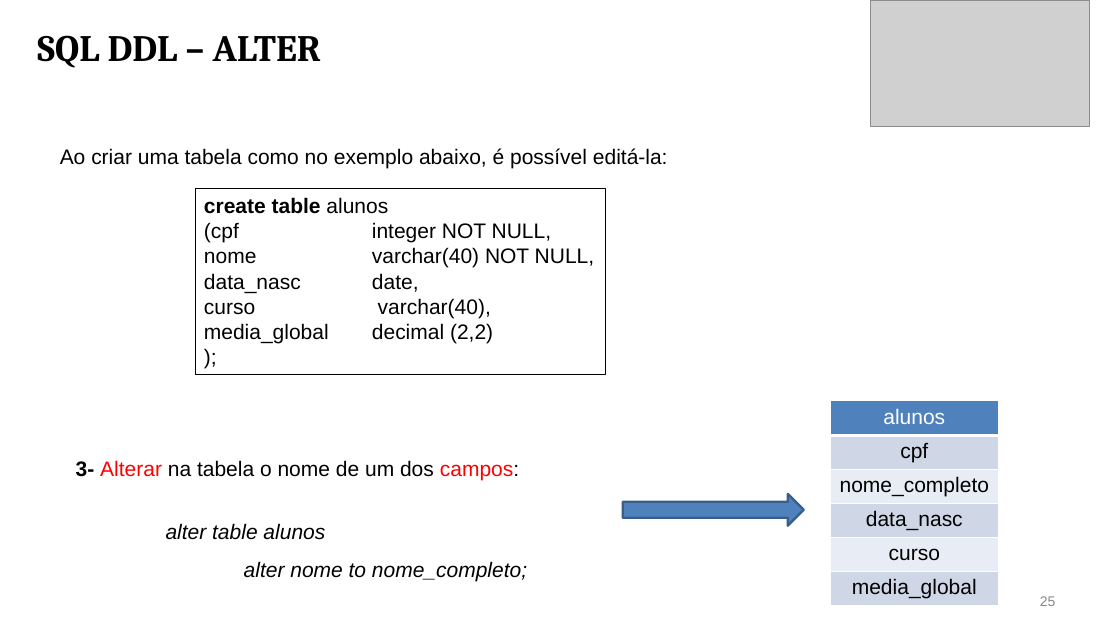
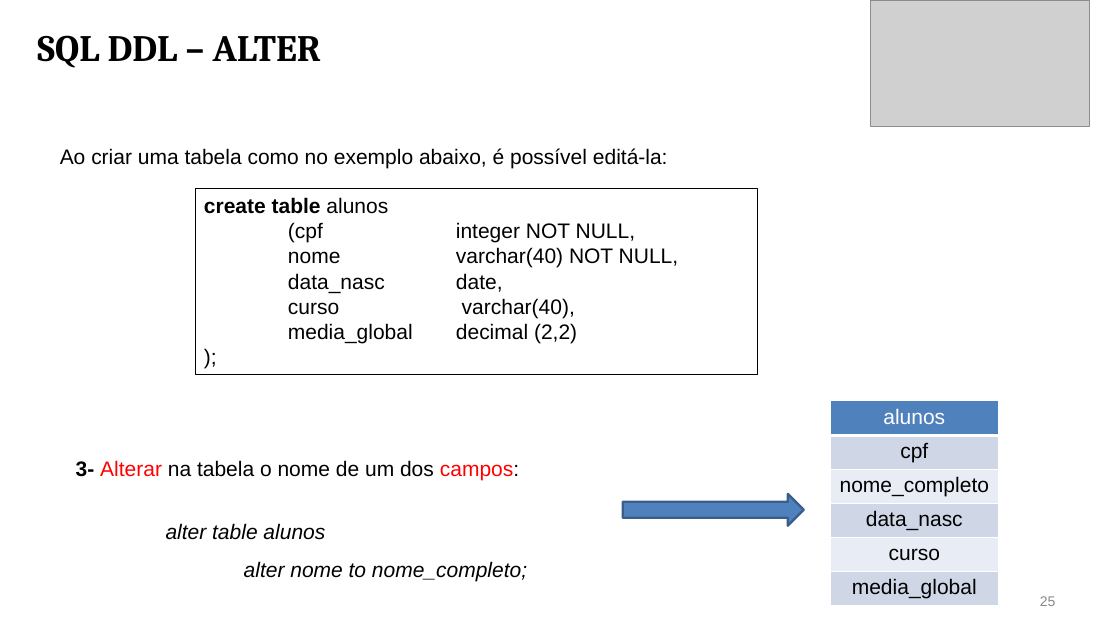
Before and after one commit to CloudEducationBrazil/WydenBancoDados, a slide deck: slide 25 of 01 Classes/Aula05- BD SQL DDL.pptx. Drawn at 1120x630 pixels with LibreOffice and Linux fonts; fonts in the diff are those of the drawing; grey boxes stand for pictures. Boxes give left, top, right and bottom in pixels: in the first picture for what was removed or moved away, otherwise in the second. Text is boxed around its words. In the diff, an @@ line names an element or a change of style, - is before the commit and + after.

```diff
--- a/01 Classes/Aula05- BD SQL DDL.pptx
+++ b/01 Classes/Aula05- BD SQL DDL.pptx
@@ rectangle "create table alunos": place and size @@
-rectangle "create table alunos" at (196, 188, 606, 375)
+rectangle "create table alunos" at (196, 188, 758, 375)
```
Also in this commit, not shown: 9 other slides changed, 2 other files.
